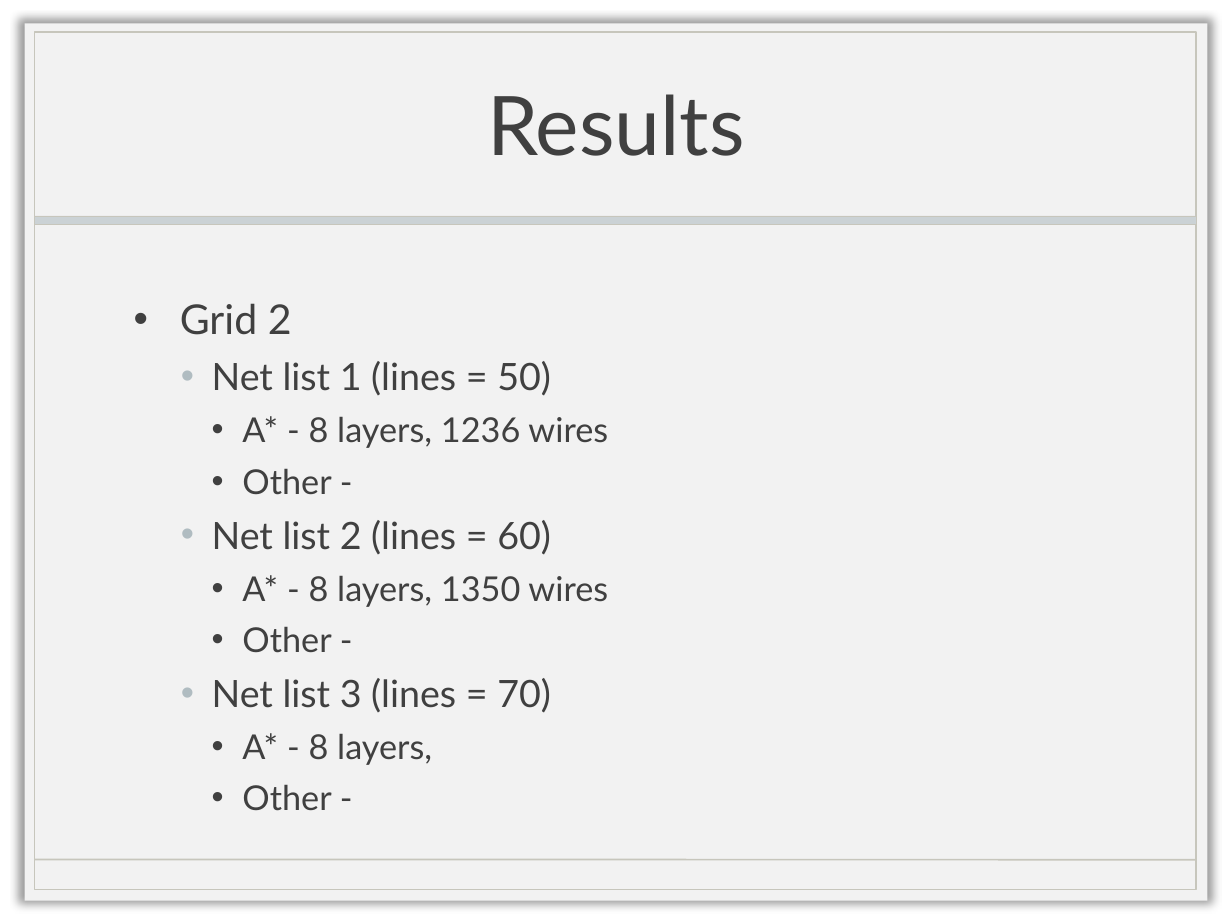
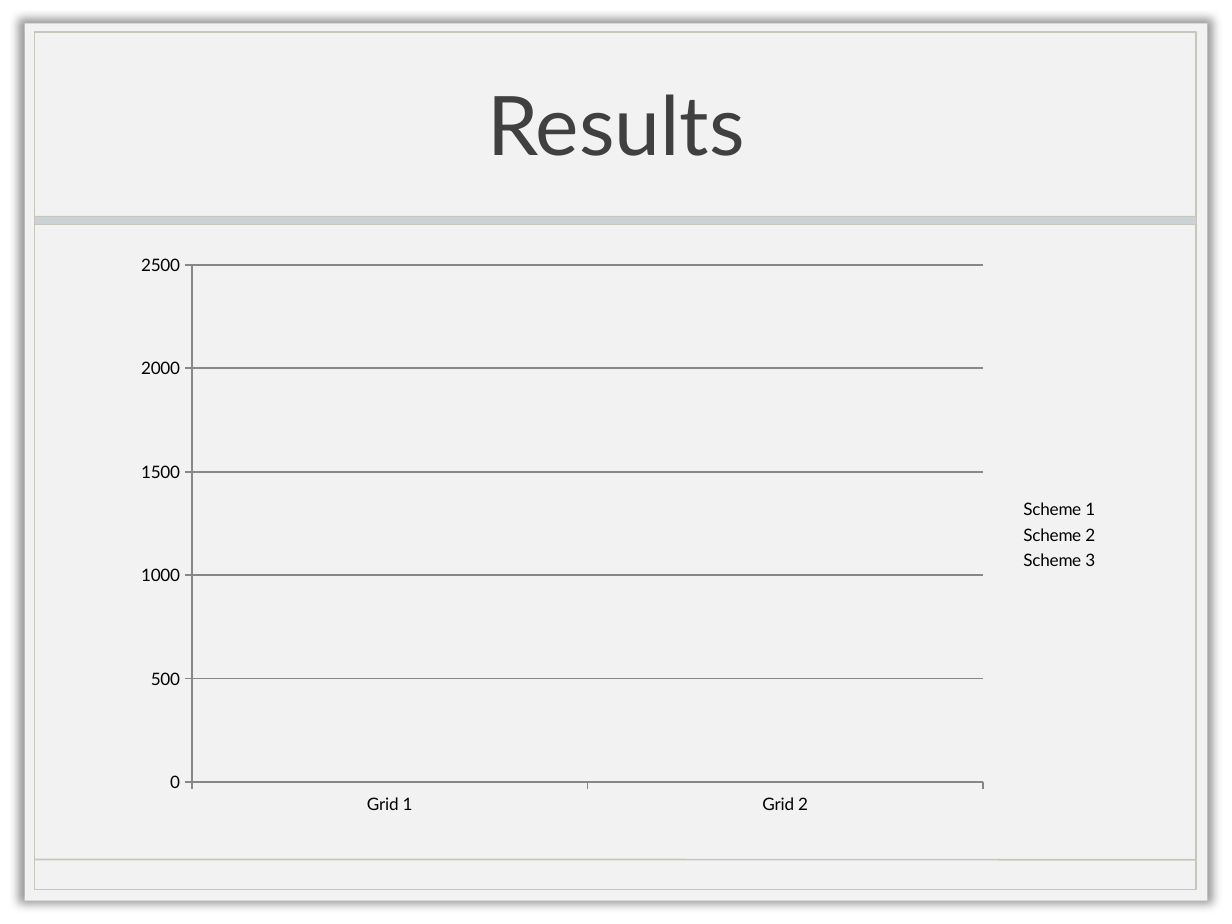
Before and after one commit to michielpauw/Heuristics, a slide deck: slide 10 of Presentatie chips and circuits.pptx. Drawn at 1232x924 pixels with LibreOffice and Linux fonts; fonts in the diff are those of the drawing; background and template pictures are left out. Boxes give left, top, right and bottom in pixels: in the first picture for what was removed or moved away, otherwise in the second. Text is boxed around its words. In the diff, an @@ line names an element or a change of style, - is before the commit and + after.

```diff
--- a/Presentatie chips and circuits.pptx
+++ b/Presentatie chips and circuits.pptx
@@ column chart added at <box>121,243,1110,827</box> @@
+categories: Grid 1, Grid 2
+Scheme 1: 590, 1240
+Scheme 2: 660, 1350
+Scheme 3: 1020, 1960
@@ text removed at <box>180,303,608,811</box> @@
-• Grid 2
-  • Net list 1 (lines = 50)
-    • A* - 8 layers, 1236 wires
-    • Other -
-  • Net list 2 (lines = 60)
-    • A* - 8 layers, 1350 wires
-    • Other -
-  • Net list 3 (lines = 70)
-    • A* - 8 layers,
-    • Other -
```
Also in this commit, not shown: 3 other files.
